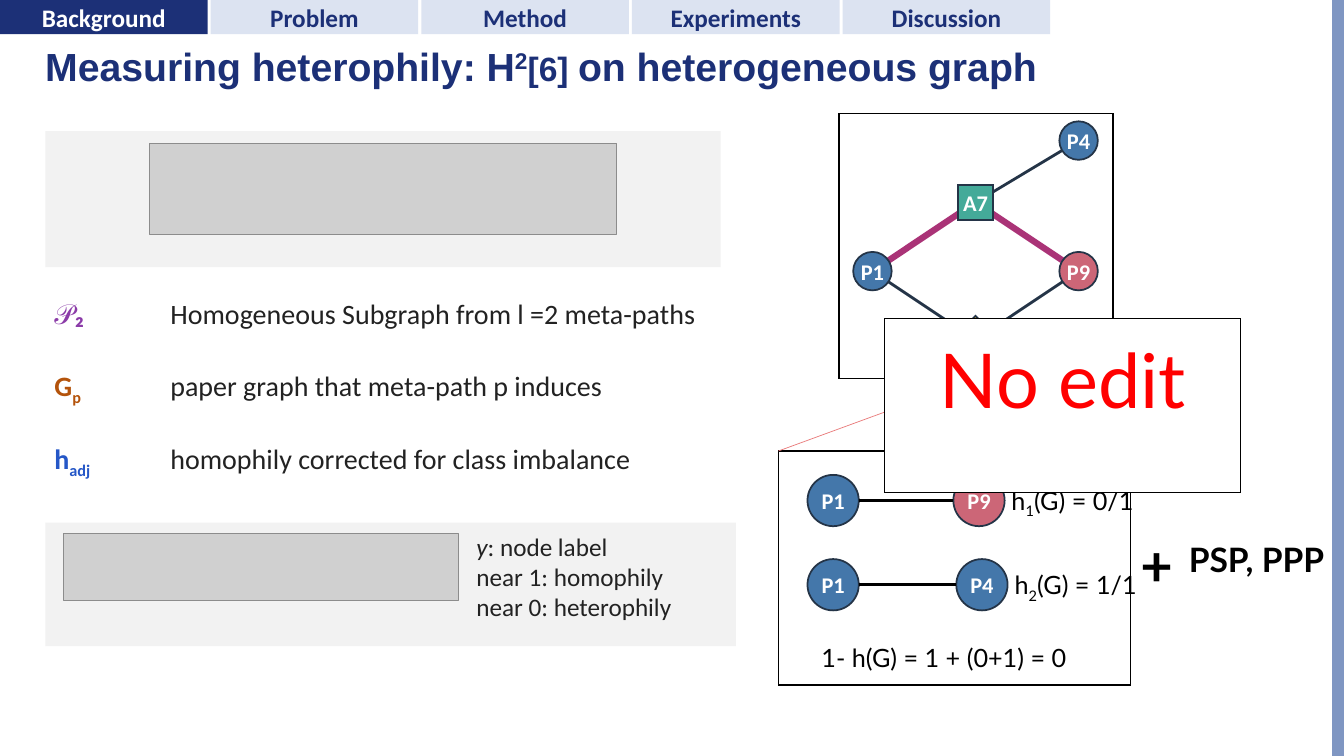
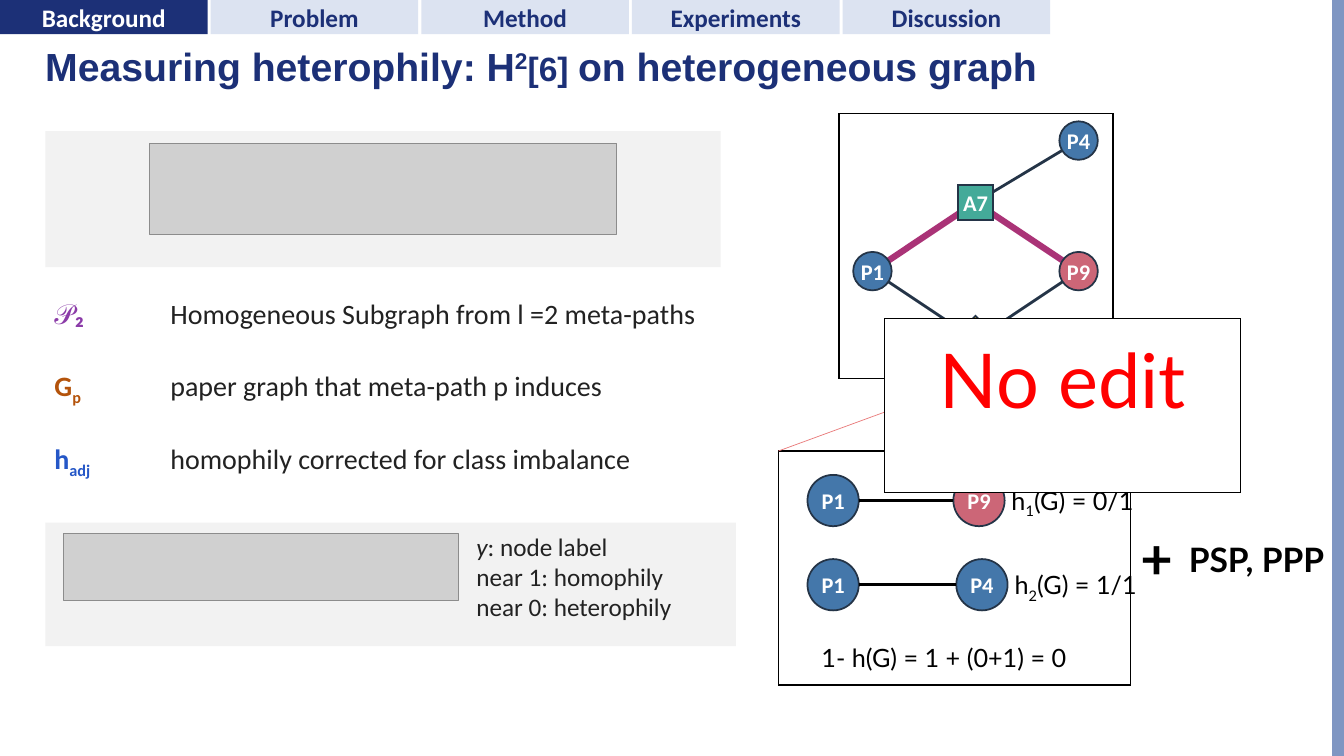
Before and after one commit to psarnkaew/h2snn, a slide deck: slide 8 of Claude outputs/progress_2026-11-11.pptx (slide 6 before the commit). Drawn at 1344x756 pixels with LibreOffice and Linux fonts; fonts in the diff are those of the drawing; grey boxes stand for pictures; background and template pictures are left out. Boxes give left, top, right and bottom in pixels: in the first picture for what was removed or moved away, otherwise in the second. Text is boxed around its words. In the diff, an @@ line names an element or a change of style, - is before the commit and + after.

```diff
--- a/Claude outputs/progress_2026-11-11.pptx
+++ b/Claude outputs/progress_2026-11-11.pptx
@@ text "+" at (1130, 518, 1195, 600): line spacing 1.1 to 1 @@
```
Also in this commit, not shown: 1 other slide changed, 2 slides added, 1 slide removed, 30 other files.
